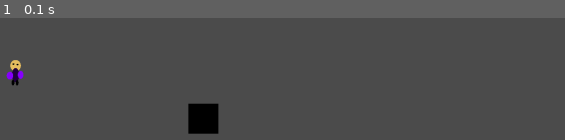
Above: before the commit, frame 1.
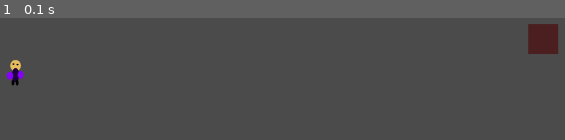
Above: after the commit, the same moment.

Repository: TeamLila/Project_APG
Game: pygame game, started from Client/main.py
Same seed, same stepped clock (60 frames per second), same inputs: the game is played once before the commit and once after it.
Inputs:
- Up to frame 1 (0.1 s): no input

The runs differ from the first frame. In frame 1, 2.7% of the frame differs, in the area x 33-99%, y 4-96%.

Commit message:
re-implemented door logic V1

Diff:
--- a/Client/engine/areaLoader.py
+++ b/Client/engine/areaLoader.py
@@ -1,4 +1,6 @@
 from pygame import Rect
+from pathlib import Path
+from engine.assetLoader import getAsset
 
 class Door:
     pos: list[int]
@@ -6,7 +8,15 @@
     leads_to: str
     color: list[int]
 
-
+    def new(
+        self,
+        in_area: str,
+        pos: list[int],
+        size: list[int],
+        leads_to: str,
+        color: list[int] = (0,0,0)
+    ):
+        self.__init__(in_area, pos, size, leads_to, color)
     def __init__(
         self,
         in_area: str,
@@ -26,17 +36,29 @@
 
         self.pos = pos
         self.size = size
+        self.color = color
         self.leads_to = leads_to
 
 
         AREA_TO_DOORS.setdefault(in_area, []).append(self)
 
+
     def get_draw_info(self) -> tuple[list[int], list[int]]:
         return self.color, Rect(self.pos + self.size)
 
+class Area:
+    name: str
+    area_background: Path
+
+    def __init__(self, name: str, area_background: Path|str):
+        if type(area_background) is str:
+            area_background = getAsset(area_background)
+        self.name = name
+        self.area_background = area_background
+
+        LIST_OF_AREAS.append(self)
 
 
 
-
-
+LIST_OF_AREAS: list[Area] = []
 AREA_TO_DOORS: dict[str, list[Door]] = {}
--- a/Client/engine/pygame_main.py
+++ b/Client/engine/pygame_main.py
@@ -1,7 +1,10 @@
 import pygame
 import asyncio
 from pathlib import Path
+
 import engine.assetLoader as assetLoader
+import engine.areaLoader as areaLoader
+from loggingFolder.loggerModule import MAIN_LOGGER
 
 class GameState:
     #init
@@ -24,8 +27,8 @@
     speed = 5
 
     #Area
+    current_area: areaLoader.Area|None = None
     back_fill = None
-    doors = {}
 
 
 
@@ -35,6 +38,8 @@
 
         self.player_icon = scaled
 
+    def get_player_pos(self) -> list[int]:
+        return [self.player_x, self.player_y]
 
 GAME = GameState()
 GAME.change_player_icon("Player_placeholder.png")
@@ -54,29 +59,24 @@
 def doorColide():
     player = GAME.player_icon.get_rect()
     player.topleft = (GAME.player_x, GAME.player_y)
-    for name, door in GAME.doors.items():
-        if player.colliderect(door):
-            print(f"Collision with {name}")
-
-def makeDoor(name: str, location: list[int], size: list[int]):
-    combinedList = location + size
-    GAME.doors[name] = pygame.Rect(combinedList)
-
-
-def removeDoor(name: str):
-    del GAME.doors[name]
+    for door in areaLoader.AREA_TO_DOORS[GAME.current_area]:
+        _, doorFrame =  door.get_draw_info()
+        if player.colliderect(doorFrame):
+            print(f"Collision with {door.leads_to}")
 
 def drawAllDoors():
-    for _, door in GAME.doors.items():
-        pygame.draw.rect(GAME.screen, (0,0,0), door)
+    for door in areaLoader.AREA_TO_DOORS[GAME.current_area]:
+        color, rect = door.get_draw_info()
+        pygame.draw.rect(GAME.screen, color, rect)
 
 #Main func
 async def run_game():
     GAME.back_fill = (77, 77, 77)
-    makeDoor("AP Dungeon Entrance", [500, 200], [64, 64])
     while GAME.running:
         #used for FPS limit
-        frameTime = asyncio.sleep(1/GAME.fps)
+        frameTime = asyncio.create_task(
+            asyncio.sleep(1/GAME.fps)
+        )
         for event in pygame.event.get():
             if event.type == pygame.QUIT:
                 GAME.running = False
@@ -87,9 +87,11 @@
         walking(keys)
         doorColide()
 
-        #Quit (debug)
+        #debug options (quit, get pos)
         if keys[pygame.K_q]:
             GAME.running = False
+        if keys[pygame.K_p]:
+            MAIN_LOGGER.debug(f"Current Pos: {GAME.get_player_pos()}")
 
         #drawing
         GAME.screen.fill(GAME.back_fill)
--- a/Client/main.py
+++ b/Client/main.py
@@ -4,6 +4,7 @@
     import asyncio
     from loggingFolder.loggerModule import MAIN_LOGGER as log
     import engine.pygame_main as game
+    import engine.areaLoader as areaLoader
 except ImportError as e:
     from loggingFolder.loggerModule import MAIN_LOGGER as log
     log.warning("Error importing: " + str(e) + "\nattempting to fix")
@@ -15,6 +16,8 @@
 
 
 async def gameMain(): #NOSONAR #async without async used. Will be changed
+    game.GAME.current_area = "Hub"
+    areaLoader.Door("Hub", [1225, 30], [64, 64], "AP Dungeon Entrance", (77,33,33))
     await game.run_game()
 
 
@@ -23,5 +26,6 @@
     asyncio.run(gameStarter())
 except Exception as e:
     from debug_files.errorModule import displayError
-    log.error(e)
+    log.exception("FATAL ERROR CRASH, SEE BELOW")
     displayError(e)
+    raise
